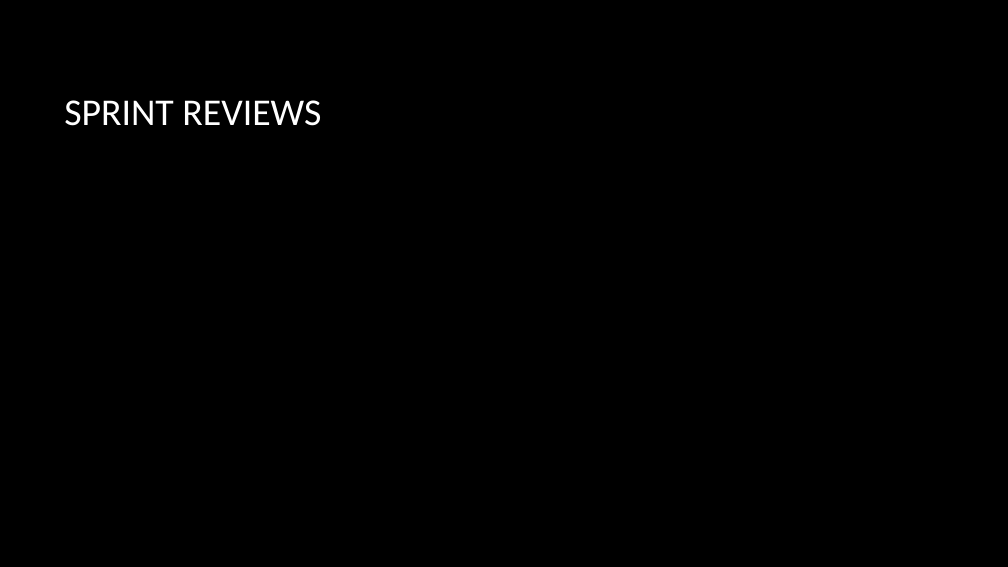
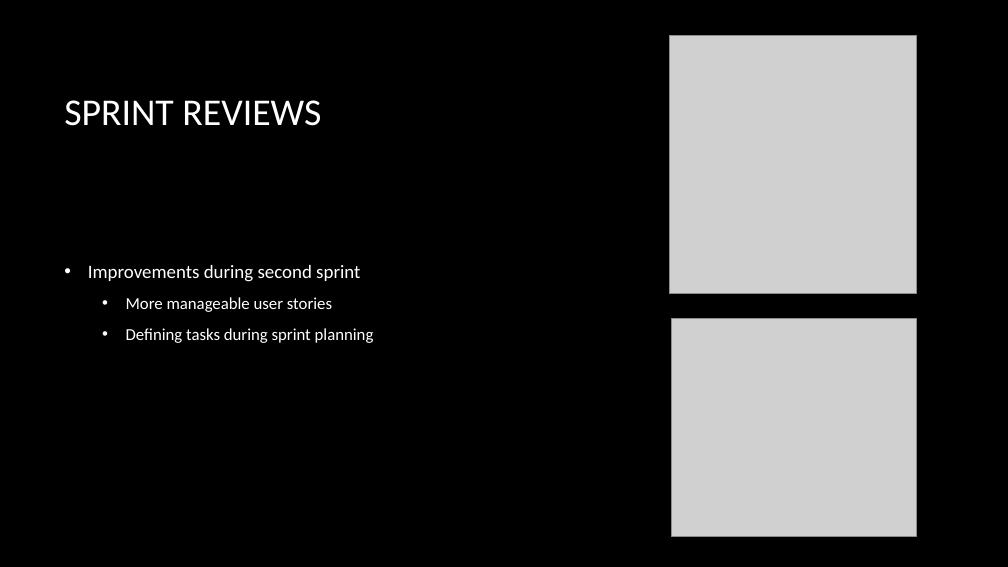
Before and after one commit to AregShahbazian/ProjectTeamZ, a slide deck: slide 8 of docs/final product.pptx. Drawn at 1008x567 pixels with LibreOffice and Linux fonts; fonts in the diff are those of the drawing; grey boxes stand for pictures; background and template pictures are left out. Boxes give left, top, right and bottom in pixels: in the first picture for what was removed or moved away, otherwise in the second. Text is boxed around its words. In the diff, an @@ line names an element or a change of style, - is before the commit and + after.

Commit message:
presentation

```diff
--- a/docs/final product.pptx
+++ b/docs/final product.pptx
@@ picture added at (x1=669, y1=36, x2=916, y2=294) @@
@@ text added at (x1=88, y1=265, x2=374, y2=343), 16 pt, text #FFFFFF @@
+• Improvements during second sprint
+  • More manageable user stories
+  • Defining tasks during sprint planning
@@ picture added at (x1=671, y1=318, x2=917, y2=537) @@
```
Also in this commit, not shown: 3 other slides changed, 1 slide added, 1 slide removed, 1 other file.
